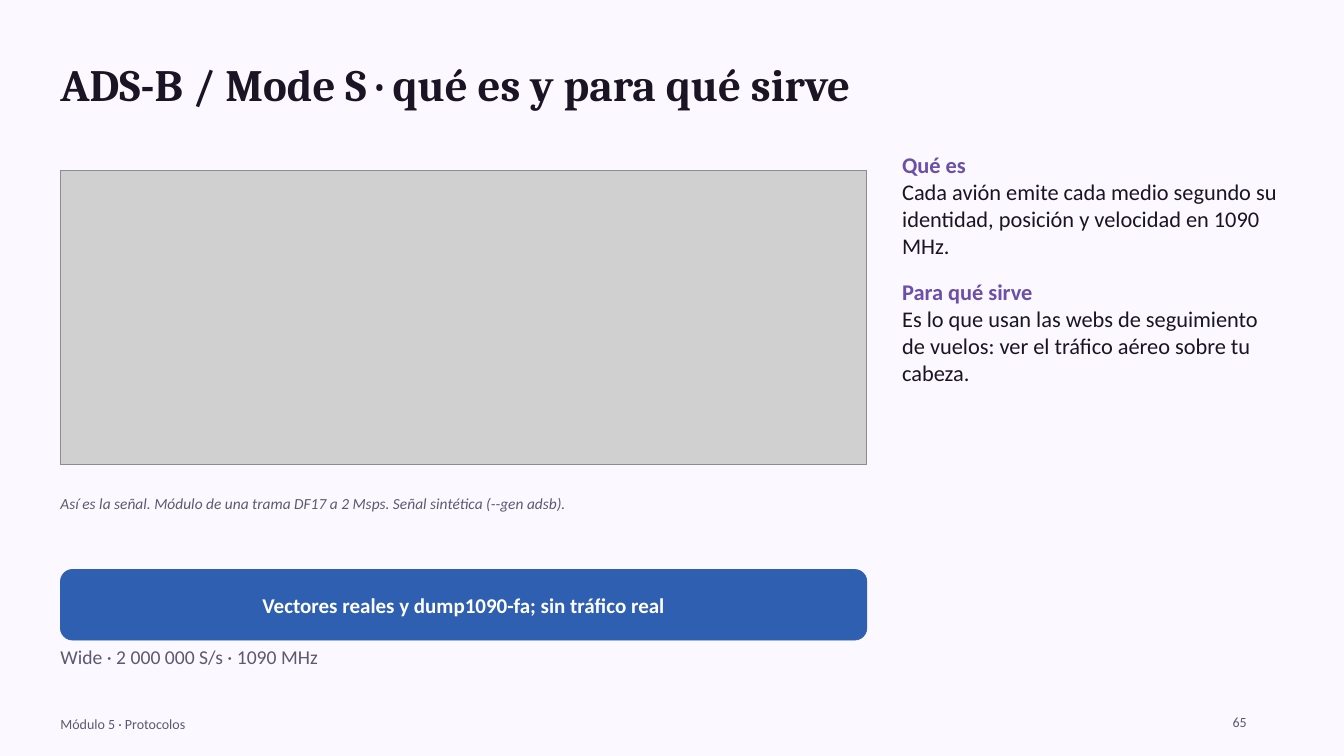
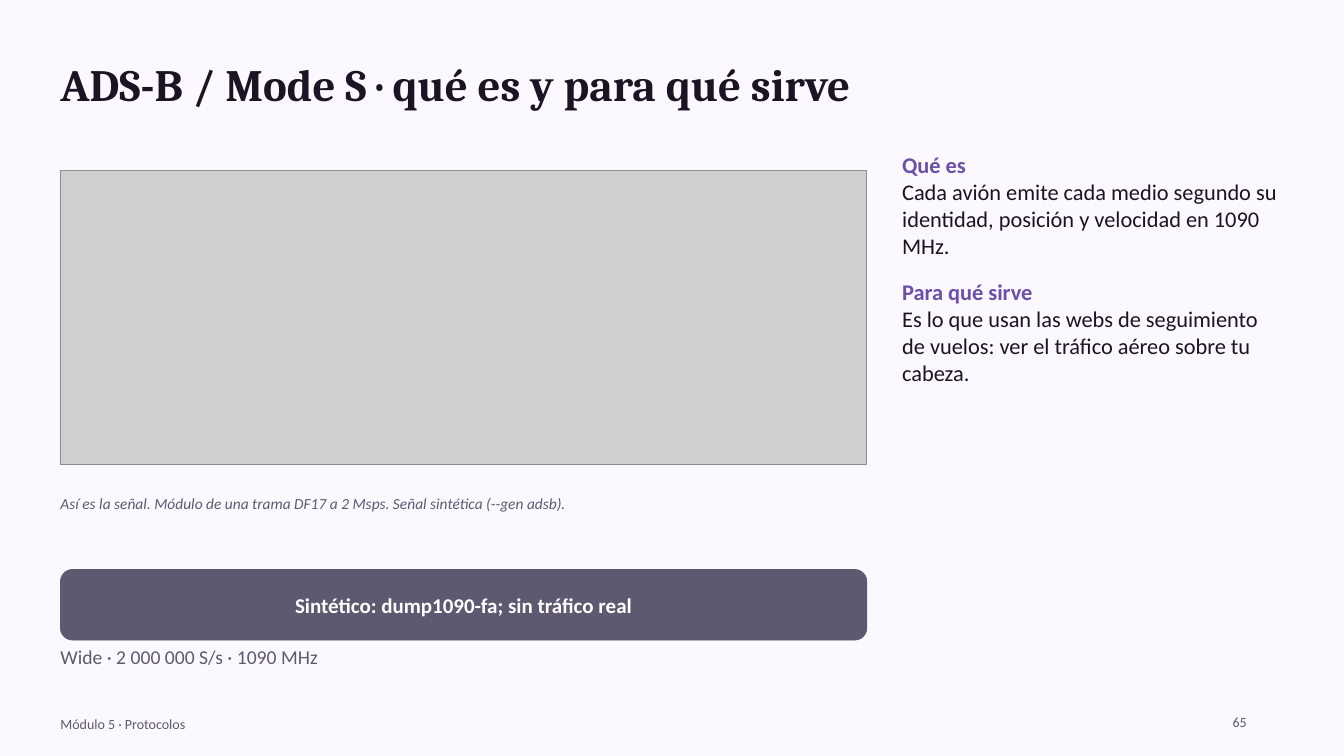
Before and after one commit to jlasherasTracasa/bladerf-suite, a slide deck: slide 65 of docs/presentacion/BladeRF_Lab.pptx. Drawn at 1344x756 pixels with LibreOffice and Linux fonts; fonts in the diff are those of the drawing; grey boxes stand for pictures. Boxes give left, top, right and bottom in pixels: in the first picture for what was removed or moved away, otherwise in the second. Text is boxed around its words. In the diff, an @@ line names an element or a change of style, - is before the commit and + after.

Commit message:
Matriz de validación honesta (ADS-B, DSC, LoRa y Meshtastic sin señal real → sintético/referencia) y curso regenerado con el estado actual

```diff
--- a/docs/presentacion/BladeRF_Lab.pptx
+++ b/docs/presentacion/BladeRF_Lab.pptx
@@ rounded rectangle at box(60, 570, 867, 640): fill #2F5FB0 to #5E5870; outline #2F5FB0 0.5 pt to #5E5870 0.5 pt @@
@@ text at box(295, 598, 631, 617): text changed @@
-Vectores reales y dump1090-fa; sin tráfico real
+Sintético: dump1090-fa; sin tráfico real
```
Also in this commit, not shown: 24 other slides changed, 6 other files.
